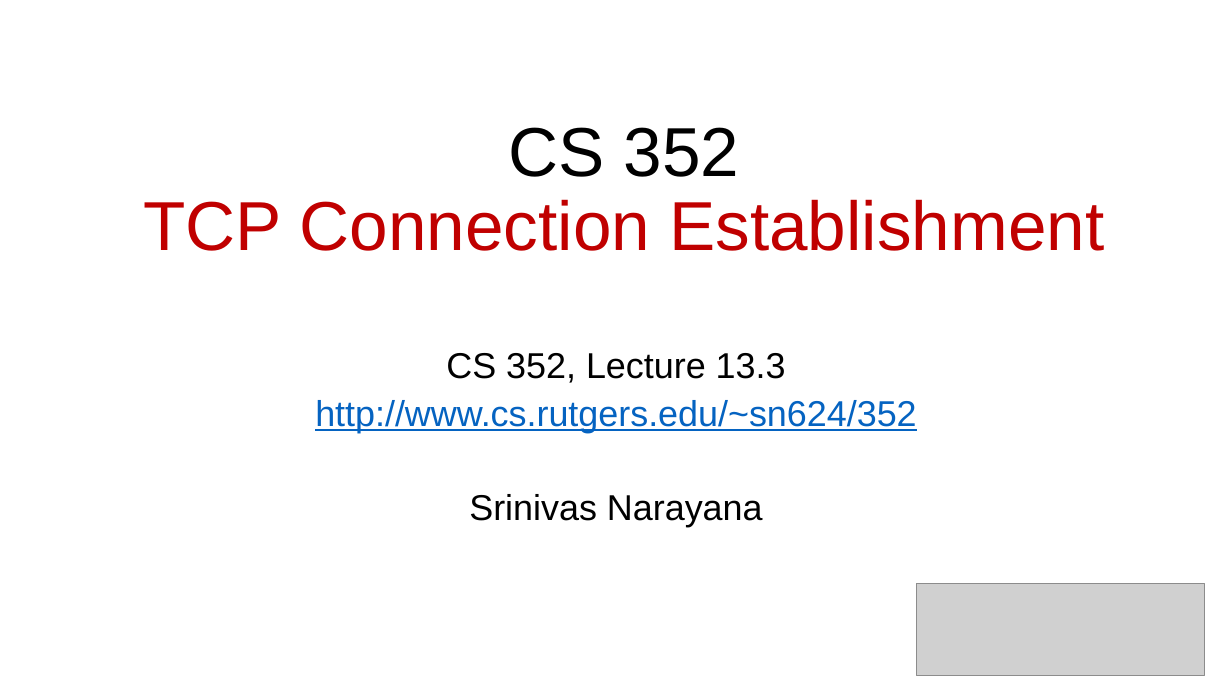
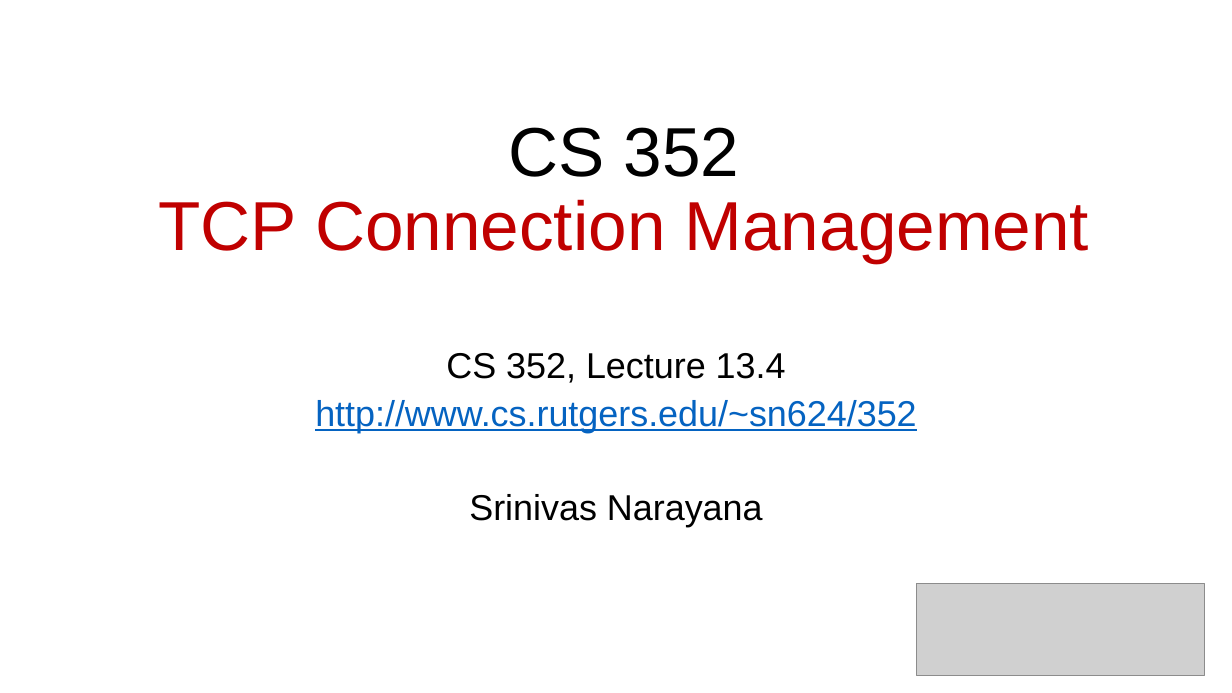
Before and after one commit to ngsrinivas/coursegen, a slide deck: slide 42 of ex/352-S21/staging/352-S21/lectures/transport-tcp-congestion-control-2.pptx (slide 32 before the commit). Drawn at 1232x693 pixels with LibreOffice and Linux fonts; fonts in the diff are those of the drawing; grey boxes stand for pictures. Boxes give left, top, right and bottom in pixels: in the first picture for what was removed or moved away, otherwise in the second. Text is boxed around its words. In the diff, an @@ line names an element or a change of style, - is before the commit and + after.

```diff
--- a/ex/352-S21/staging/352-S21/lectures/transport-tcp-congestion-control-2.pptx
+++ b/ex/352-S21/staging/352-S21/lectures/transport-tcp-congestion-control-2.pptx
@@ title at box(159, 127, 1089, 263): text changed @@
-CS 352
-TCP Connection Establishment
+CS 352
+TCP Connection Management
@@ subtitle at box(446, 353, 786, 383): text changed @@
-CS 352, Lecture 13.3
+CS 352, Lecture 13.4
```
Also in this commit, not shown: 9 other slides changed, 20 slides added, 8 slides removed, 2 other files.
